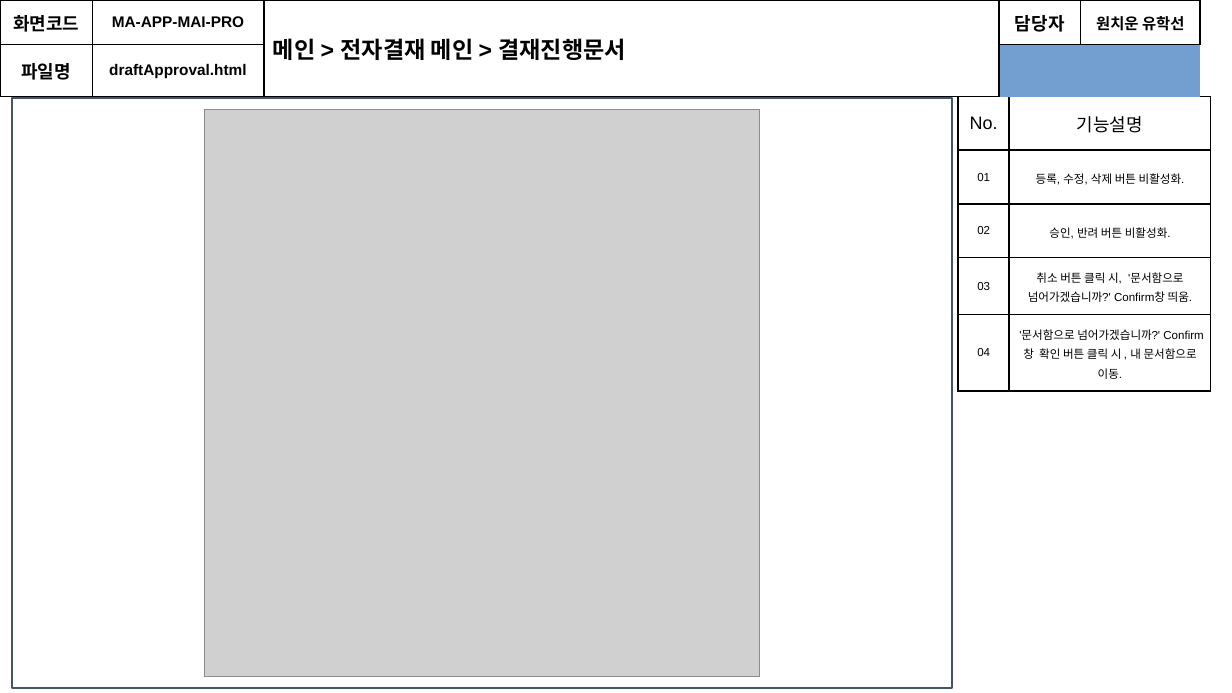
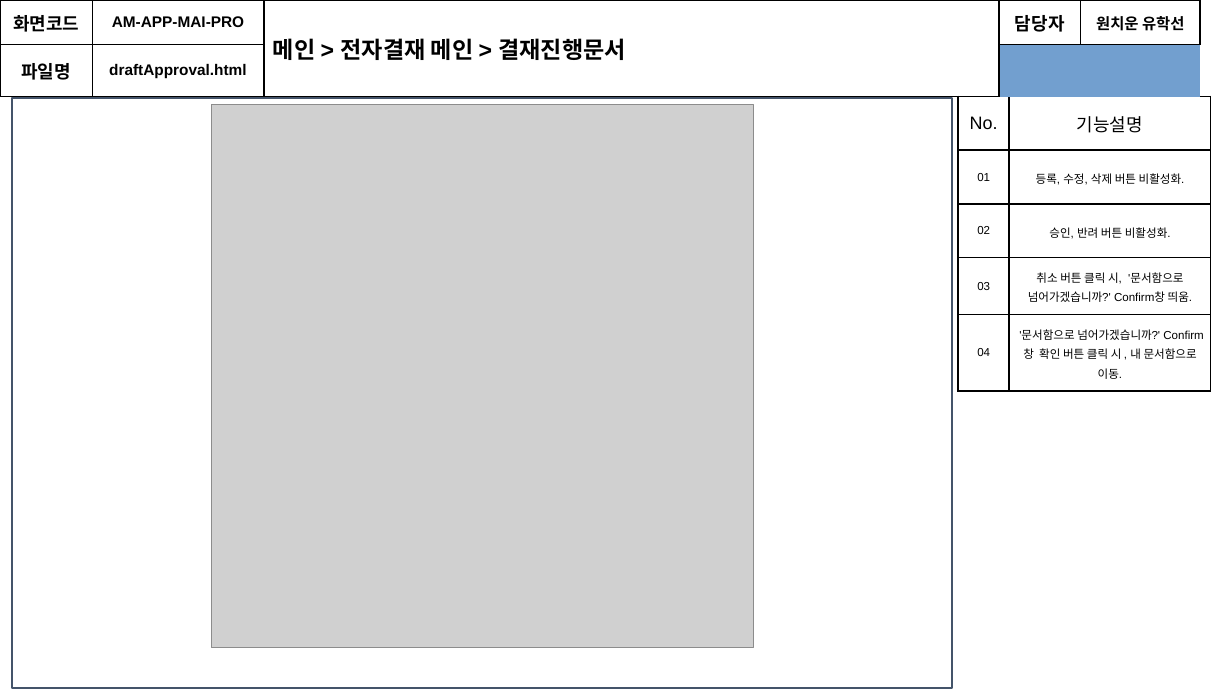
Before and after one commit to soulluna/-6th-_cosmo_1th_group, a slide deck: slide 24 of 포트폴리오 각종 서식/[6기]1조_화면설계서_V1.3.pptx. Drawn at 1232x693 pixels with LibreOffice and Linux fonts; fonts in the diff are those of the drawing; grey boxes stand for pictures. Boxes give left, top, right and bottom in pixels: in the first picture for what was removed or moved away, otherwise in the second. Text is boxed around its words. In the diff, an @@ line names an element or a change of style, - is before the commit and + after.

```diff
--- a/포트폴리오 각종 서식/[6기]1조_화면설계서_V1.3.pptx
+++ b/포트폴리오 각종 서식/[6기]1조_화면설계서_V1.3.pptx
@@ table at [10,13,1210,93] @@
-row 1, column 2: MA-APP-MAI-PRO
+row 1, column 2: AM-APP-MAI-PRO
@@ picture: place and size @@
-picture at [204,109,760,677]
+picture at [212,104,753,648]
```
Also in this commit, not shown: 31 other slides changed, 1 other file.
